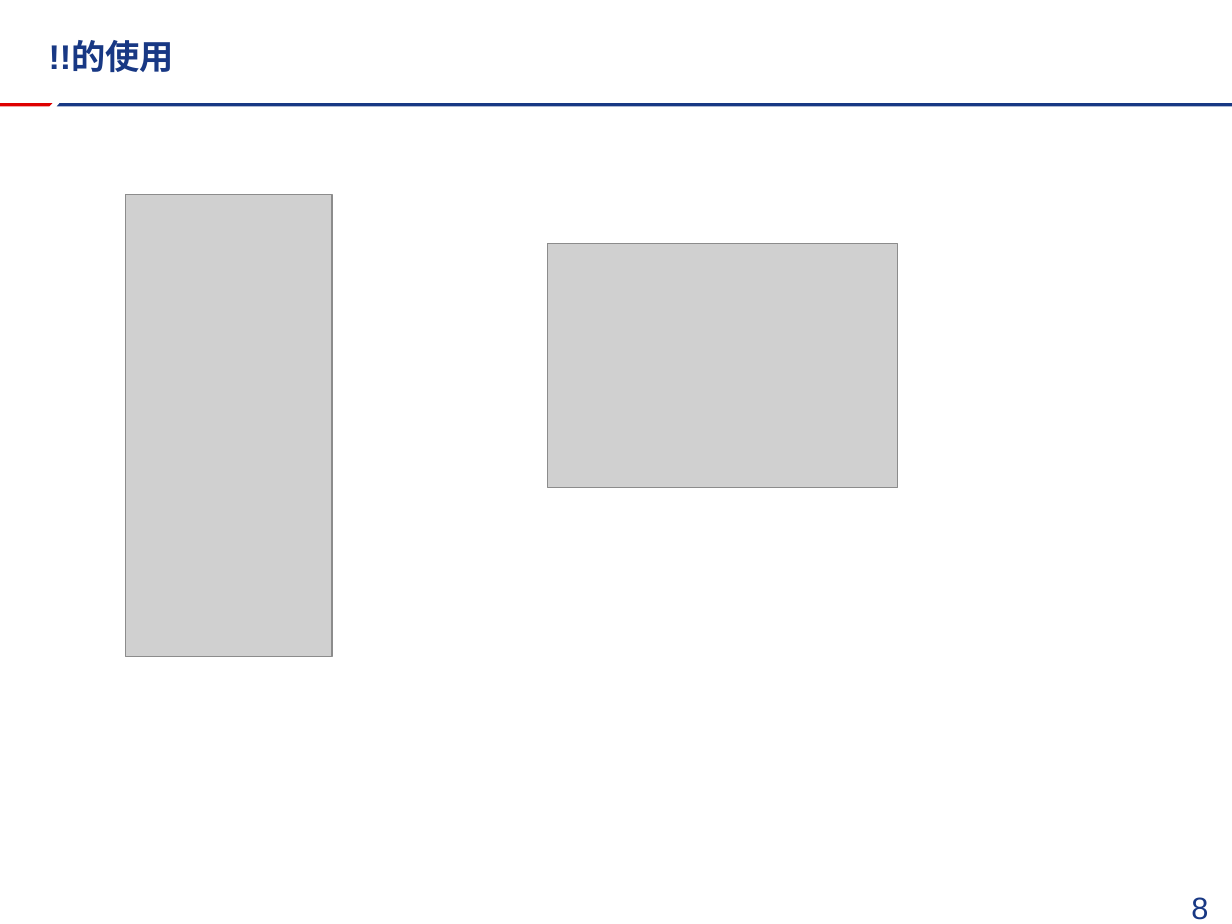
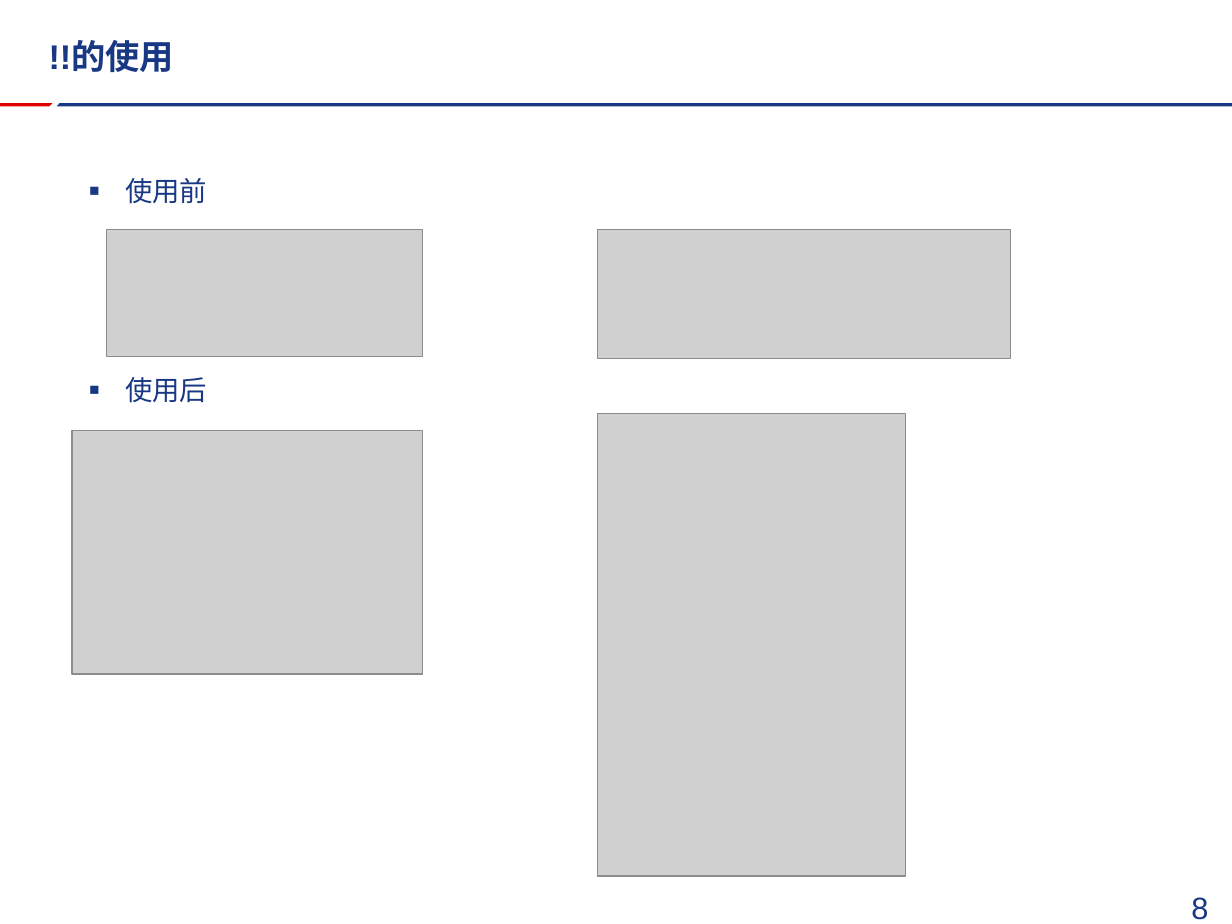
Before and after one commit to FireSmallPanda/swdt, a slide deck: slide 9 of javascript技术分享/javascript基础与优化分享.pptx. Drawn at 1232x924 pixels with LibreOffice and Linux fonts; fonts in the diff are those of the drawing; grey boxes stand for pictures; background and template pictures are left out. Boxes give left, top, right and bottom in pixels: in the first picture for what was removed or moved away, otherwise in the second. Text is boxed around its words. In the diff, an @@ line names an element or a change of style, - is before the commit and + after.

```diff
--- a/javascript技术分享/javascript基础与优化分享.pptx
+++ b/javascript技术分享/javascript基础与优化分享.pptx
@@ text added at (x1=125, y1=178, x2=207, y2=403), 16 pt, text #183884 @@
+▪ 使用前
+▪ 使用后
@@ picture added at (x1=107, y1=229, x2=423, y2=356) @@
@@ picture added at (x1=598, y1=229, x2=1010, y2=359) @@
@@ picture resized from (x1=126, y1=195, x2=333, y2=657) to (x1=598, y1=414, x2=906, y2=876) @@
@@ picture moved from (x1=547, y1=244, x2=897, y2=488) to (x1=73, y1=430, x2=423, y2=674) @@
```
Also in this commit, not shown: 14 other slides changed, 1 other file.
